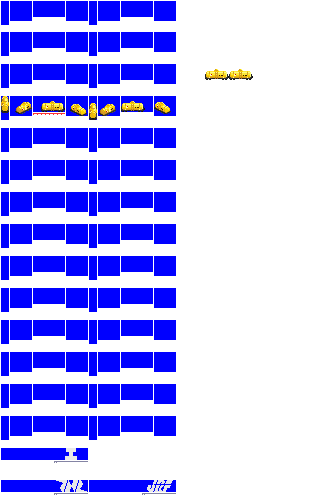
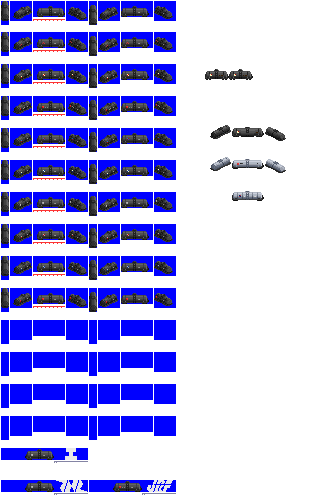
Layered file, before and after one edit (335px x 500px). Changes by layer:
showed "taki 3000", painted on it over 1, 1, 286, 492
hid "taki5450", painted on it over 1, 1, 253, 492
